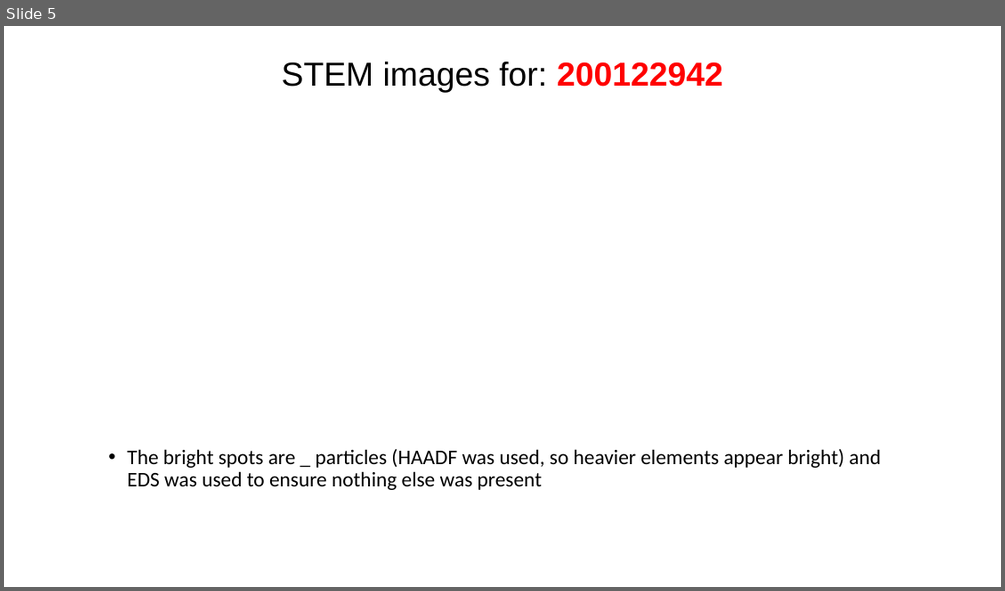
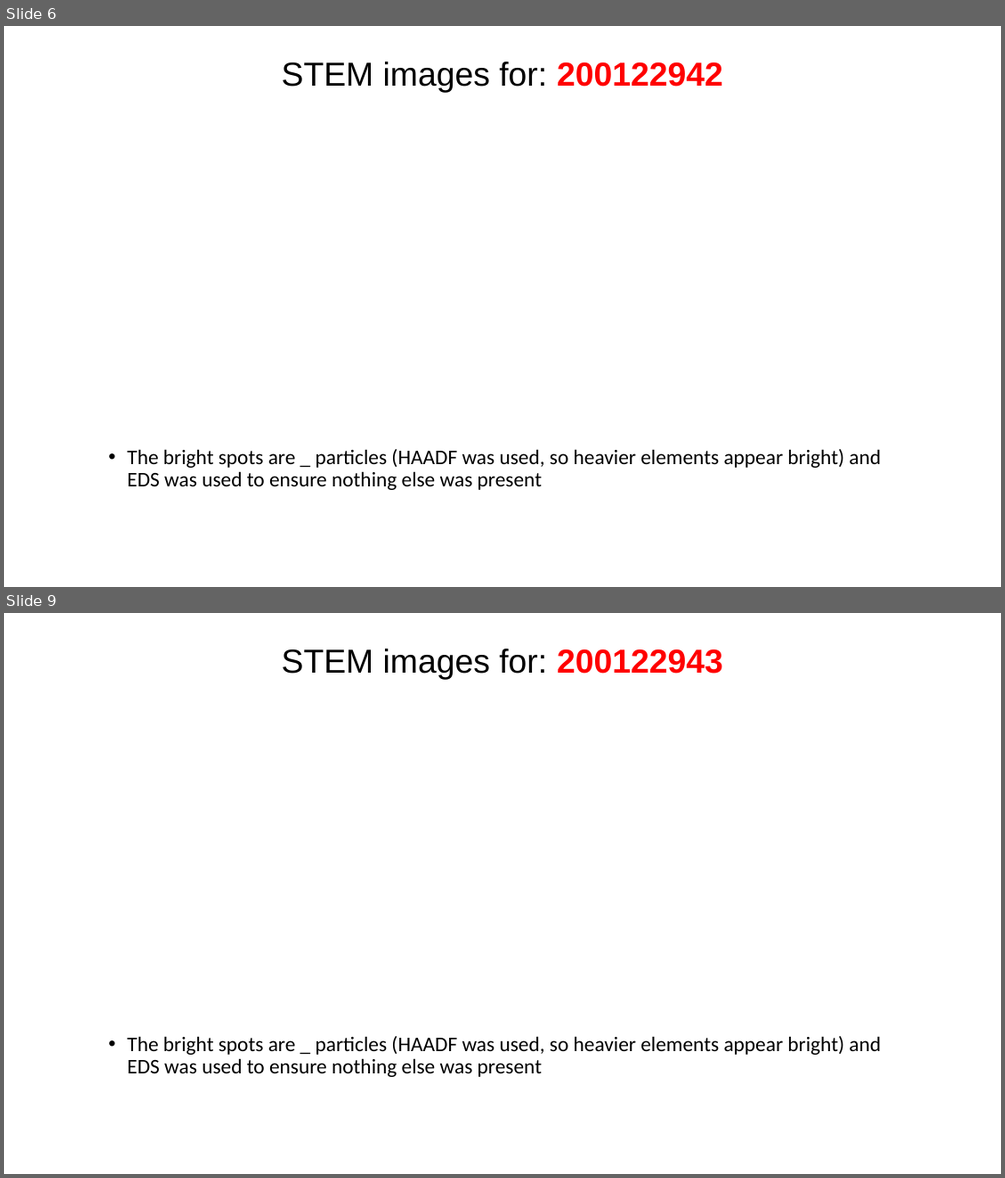
Before and after one commit to cvrl10/mini_project, a slide deck: 100040000/_100040000.pptx. Shown one above the other, each under a label of ours: slide 5 before the commit, slides 6 and 9 after it; the slides between them are not shown. The pictures are 1005x591 and 1005x1178 pixels, drawn with LibreOffice and Linux fonts; fonts in the diff are those of the drawing. Boxes give left, top, right and bottom in pixels: in the first picture for what was removed or moved away, otherwise in the second. Text is boxed around its words. In the diff, an @@ line names an element or a change of style, - is before the commit and + after.

Commit message:
added STEM-EDS slide

```diff
--- a/100040000/_100040000.pptx
+++ b/100040000/_100040000.pptx
@@ slide 9 added at [4, 613, 1001, 1174], background #FFFFFF @@
@@ title added at [282, 649, 723, 679], 32 pt, text #000000 @@
+STEM images for: 200122943
@@ text added at [127, 1036, 881, 1077], 20 pt, text #000000 @@
+• The bright spots are _ particles (HAADF was used, so heavier elements appear bright) and EDS was used to ensure nothing else was present
@@ what was slide 5 is now slide 6 @@
```
Also in this commit, not shown: 1 slide changed, 4 other slides added, 6 other files.
